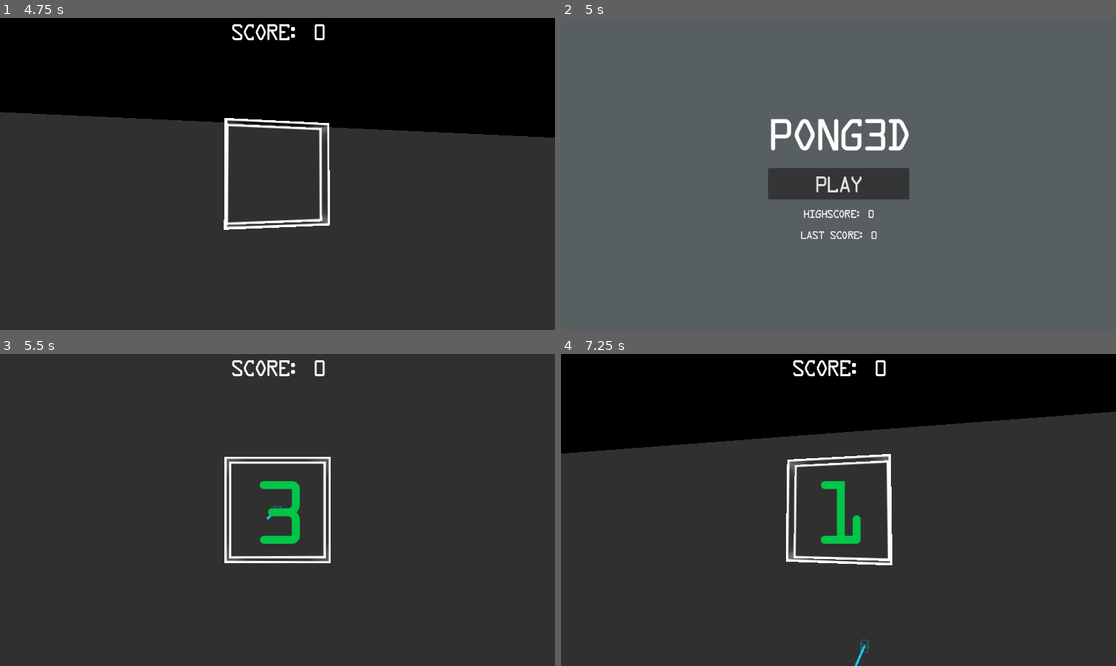
Above: before the commit, frames 1-4 (two rows, left to right).
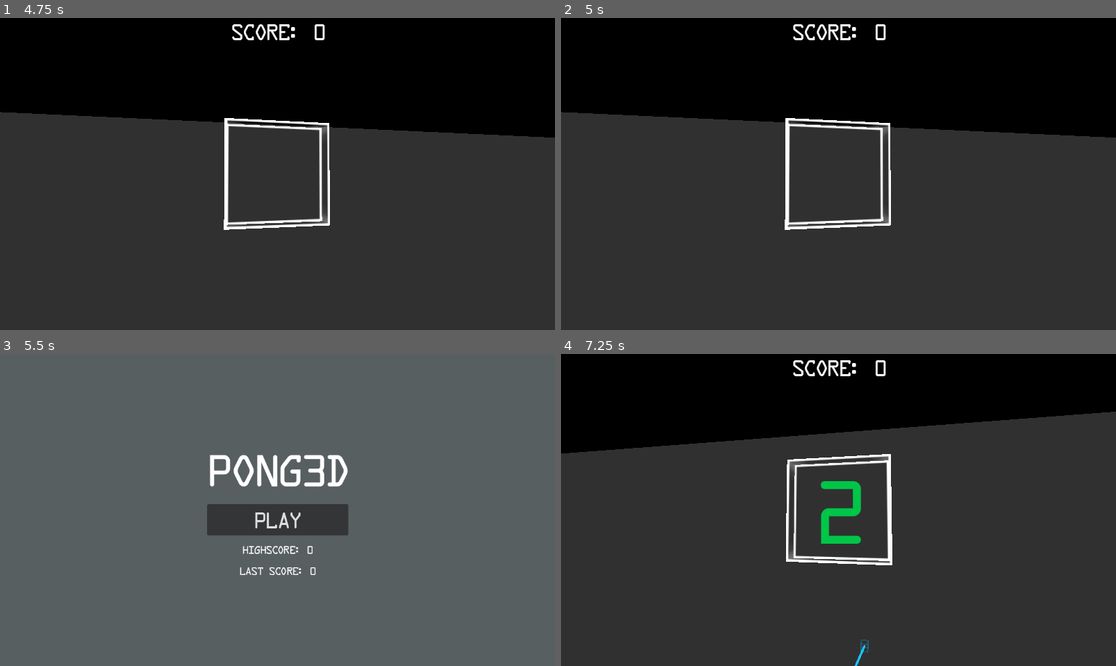
Above: after the commit, the same moments.

Repository: TripTimeKing/Pong3D
Game: Godot game, scene res://menu.tscn
Same seed, same stepped clock (60 frames per second), same inputs: the game is played once before the commit and once after it.
Inputs (mouse positions are in pixels of both pictures, inside the frame that each line leads up to):
- Up to frame 1 (4.75 s): click "PLAY" at 0.5 s; tap Enter at 1.25, 4.25 s; move the mouse to (305, 174) at 1.27 s; hold W (move_up) from 1.28 s (still down); move the mouse to (249, 174) at 2.02 s; move the mouse to (288, 167) at 2.77 s; tap Space at 3.5 s; move the mouse to (271, 180) at 3.52 s; move the mouse to (316, 177) at 4.27 s
- Up to frame 2 (5 s): keep holding W (move_up)
- Up to frame 3 (5.5 s): release W (move_up) at 5 s; click (277, 519) at 5 s, where only the run before the commit has a clickable "PLAY"
- Up to frame 4 (7.25 s): click (838, 519) at 5.75 s, where only the run after the commit has a clickable "PLAY"; tap Space at 6.5 s; move the mouse to (794, 506) at 6.52 s; hold W (move_up) from 6.53 s (still down)

Frame 1 is identical in both runs. In frame 2, 98% of the frame differs, in the area x 0-100%, y 0-100%; in frame 3, 98%; in frame 4, 0.7%.

Commit message:
Added sounds and app icon

Diff:
--- /dev/null
+++ b/Art/pong3dIcon.svg
@@ -0,0 +1,89 @@
+<?xml version="1.0" encoding="UTF-8" standalone="no"?>
+<!-- Created with Inkscape (http://www.inkscape.org/) -->
+
+<svg
+   width="119.88266mm"
+   height="117.40146mm"
+   viewBox="0 0 119.88266 117.40146"
+   version="1.1"
+   id="svg5"
+   sodipodi:docname="pong3dIcon.svg"
+   inkscape:version="1.2.2 (732a01da63, 2022-12-09)"
+   xmlns:inkscape="http://www.inkscape.org/namespaces/inkscape"
+   xmlns:sodipodi="http://sodipodi.sourceforge.net/DTD/sodipodi-0.dtd"
+   xmlns="http://www.w3.org/2000/svg"
+   xmlns:svg="http://www.w3.org/2000/svg">
+  <sodipodi:namedview
+     id="namedview7"
+     pagecolor="#505050"
+     bordercolor="#ffffff"
+     borderopacity="1"
+     inkscape:showpageshadow="0"
+     inkscape:pageopacity="0"
+     inkscape:pagecheckerboard="1"
+     inkscape:deskcolor="#505050"
+     inkscape:document-units="mm"
+     showgrid="false"
+     inkscape:zoom="1.2844258"
+     inkscape:cx="149.09385"
+     inkscape:cy="243.68865"
+     inkscape:window-width="1920"
+     inkscape:window-height="1009"
+     inkscape:window-x="-8"
+     inkscape:window-y="-8"
+     inkscape:window-maximized="1"
+     inkscape:current-layer="layer1" />
+  <defs
+     id="defs2" />
+  <g
+     inkscape:label="Layer 1"
+     inkscape:groupmode="layer"
+     id="layer1"
+     transform="translate(-24.652686,-39.461455)">
+    <rect
+       style="fill:#389ced;stroke:#ffffff;stroke-width:0;stroke-linecap:round;fill-opacity:1"
+       id="rect234"
+       width="14.034555"
+       height="84.753426"
+       x="86.541466"
+       y="-27.770575"
+       ry="2.2311585"
+       transform="matrix(0.7387007,0.67403359,-0.70215328,0.71202582,0,0)" />
+    <rect
+       style="fill:#389ced;stroke:#ffffff;stroke-width:0;stroke-linecap:round;fill-opacity:1"
+       id="rect344"
+       width="14.034555"
+       height="84.753426"
+       x="-57.161869"
+       y="83.333557"
+       ry="2.2311585"
+       transform="matrix(0.65206749,-0.75816093,0.73232266,0.6809578,0,0)" />
+    <rect
+       style="fill:#389ced;stroke:#ffffff;stroke-width:0;stroke-linecap:round;fill-opacity:1"
+       id="rect348"
+       width="14.034555"
+       height="84.753426"
+       x="157.54414"
+       y="-26.673418"
+       ry="2.2311585"
+       transform="matrix(0.7387007,0.67403359,-0.70215328,0.71202582,0,0)" />
+    <rect
+       style="fill:#389ced;stroke:#ffffff;stroke-width:0;stroke-linecap:round;stroke-linejoin:round;fill-opacity:1"
+       id="rect350"
+       width="13.47285"
+       height="47.932781"
+       x="18.677137"
+       y="123.22939"
+       transform="matrix(0.67717456,-0.73582241,0.71577225,0.69833379,0,0)"
+       ry="1.182489" />
+    <circle
+       style="fill:#389ced;stroke:#ffffff;stroke-width:0;stroke-linecap:round;stroke-linejoin:round;fill-opacity:1"
+       id="path1684"
+       cx="107.77096"
+       cy="70.6978"
+       r="19.079924"
+       inkscape:export-filename="pong3dIcon.svg"
+       inkscape:export-xdpi="96"
+       inkscape:export-ydpi="96" />
+  </g>
+</svg>
--- a/Scripts/ball.gd
+++ b/Scripts/ball.gd
@@ -27,6 +27,8 @@
 	localScore = 0
 	isMoving = false
 	speed = 1
+	$Lose.play()
+	await $Lose.finished
 	get_tree().change_scene_to_file("res://menu.tscn")
 
 
@@ -41,26 +43,29 @@
 func _on_area_entered(hitArea: Area3D) -> void:
 	var playerNode : Area3D = get_node("../Player")
 	var area = hitArea.get_child(0)
-	if area == playerNode:
-		var maxRatio = playerSize/2 + Vector3(0.25,0.25,0.25)
-		var ratio = (playerNode.position - position) / maxRatio
-		var x = ratio.x
-		var zx = 1 - ratio.x
-		var y =  ratio.y
-		var zy = 1 - ratio.y
-		var newDir = (Vector3(-x, 0, -zx) + Vector3(0, -y, -zy)).normalized()
-		direction = newDir
-	else:
-		var newDir = direction.bounce(-hitArea.get_child(0).global_basis.z)
-		direction = newDir
-		if area.name == "EnemyGoal":
-			gained_point.emit()
-			speed += 0.5
-			localScore += 1
-			if localScore % 15 == 0:
-				accelerate_player.emit()
-		elif area.name == "Goal":
-			call_deferred("end_game")
+	#if area.get_parent() == playerNode:
+		#$Bonk.play()
+		#var maxRatio = playerSize/2 + Vector3(0.25,0.25,0.25)
+		#var ratio = (playerNode.position - position) / maxRatio
+		#var x = ratio.x
+		#var zx = 1 - ratio.x
+		#var y =  ratio.y
+		#var zy = 1 - ratio.y
+		#var newDir = (Vector3(-x, 0, -zx) + Vector3(0, -y, -zy)).normalized()
+		#direction = newDir
+	var newDir = direction.bounce(-hitArea.get_child(0).global_basis.z)
+	direction = newDir
+	if area.name == "EnemyGoal":
+		$Bonk.play()
+		gained_point.emit()
+		speed += 0.5
+		localScore += 1
+		if localScore % 15 == 0:
+			accelerate_player.emit()
+	elif area.name == "Goal":
+		call_deferred("end_game")
+	elif area.get_parent() == playerNode:
+		$Bonk.play()
 
 
 func _on_player_return_to_menu() -> void:
--- a/ball.tscn
+++ b/ball.tscn
@@ -1,7 +1,9 @@
-[gd_scene load_steps=8 format=3 uid="uid://ddf4eqmu7a5vr"]
+[gd_scene load_steps=11 format=3 uid="uid://ddf4eqmu7a5vr"]
 
 [ext_resource type="Script" path="res://Scripts/ball.gd" id="1_l1542"]
 [ext_resource type="Texture2D" uid="uid://bqbpce304gyxo" path="res://Art/transparency.png" id="1_vvgs5"]
+[ext_resource type="AudioStream" uid="uid://br5n3akusnec1" path="res://Sounds/lose.mp3" id="3_mj87y"]
+[ext_resource type="AudioStream" uid="uid://c3q5aj6pqny33" path="res://Sounds/lose2.wav" id="4_r5w48"]
 
 [sub_resource type="StandardMaterial3D" id="StandardMaterial3D_jd18h"]
 transparency = 1
@@ -30,6 +32,12 @@
 material = SubResource("StandardMaterial3D_sq4uc")
 size = Vector3(0.05, 0.05, 1)
 
+[sub_resource type="AudioStreamRandomizer" id="AudioStreamRandomizer_g1nt6"]
+random_pitch = 2.0
+random_volume_offset_db = 2.0
+streams_count = 1
+stream_0/stream = ExtResource("3_mj87y")
+
 [node name="Ball" type="Area3D"]
 script = ExtResource("1_l1542")
 
@@ -45,4 +53,10 @@
 transform = Transform3D(0.0147998, 0.99989, 0, -0.99989, 0.0147998, 0, 0, 0, 1, 0.00130296, -0.00254858, -0.000100255)
 mesh = SubResource("BoxMesh_xlr74")
 
+[node name="Bonk" type="AudioStreamPlayer" parent="."]
+stream = SubResource("AudioStreamRandomizer_g1nt6")
+
+[node name="Lose" type="AudioStreamPlayer" parent="."]
+stream = ExtResource("4_r5w48")
+
 [connection signal="area_entered" from="." to="." method="_on_area_entered"]
--- a/menu.tscn
+++ b/menu.tscn
@@ -1,7 +1,8 @@
-[gd_scene load_steps=3 format=3 uid="uid://ng1ngnhnln1g"]
+[gd_scene load_steps=4 format=3 uid="uid://ng1ngnhnln1g"]
 
 [ext_resource type="FontFile" uid="uid://behmabh2blwnj" path="res://Fonts/data-latin.ttf" id="1_b2dkb"]
 [ext_resource type="Script" path="res://Scripts/menu.gd" id="1_sqe2d"]
+[ext_resource type="AudioStream" uid="uid://ck5dsxhnfxg3" path="res://Sounds/click.wav" id="3_c8xqi"]
 
 [node name="Menu" type="Control"]
 layout_mode = 3
@@ -61,4 +62,7 @@
 text = "Last score: 0"
 horizontal_alignment = 1
 
+[node name="Click" type="AudioStreamPlayer" parent="."]
+stream = ExtResource("3_c8xqi")
+
 [connection signal="pressed" from="Main/Play" to="." method="_on_play_pressed"]
--- a/project.godot
+++ b/project.godot
@@ -13,7 +13,8 @@
 config/name="Pong3D"
 run/main_scene="res://menu.tscn"
 config/features=PackedStringArray("4.3", "Mobile")
-config/icon="res://Art/icon.svg"
+config/icon="res://Art/pong3dIcon.svg"
+config/windows_native_icon="res://Art/pong3dIcon.ico"
 
 [autoload]
 
Binary file added: Art/pong3dIcon.ico
Not shown, added: Art/pong3dIcon.svg.import
Not shown, added: Sounds/click.wav.import
Not shown, added: Sounds/lose.mp3.import
Not shown, added: Sounds/lose2.wav.import
Not shown, added: export_presets.cfg
Not shown, added: Sounds/click.wav
Not shown, added: Sounds/lose.mp3
Not shown, added: Sounds/lose2.wav
Not shown, added: Sounds/rcedit-x64.exe
